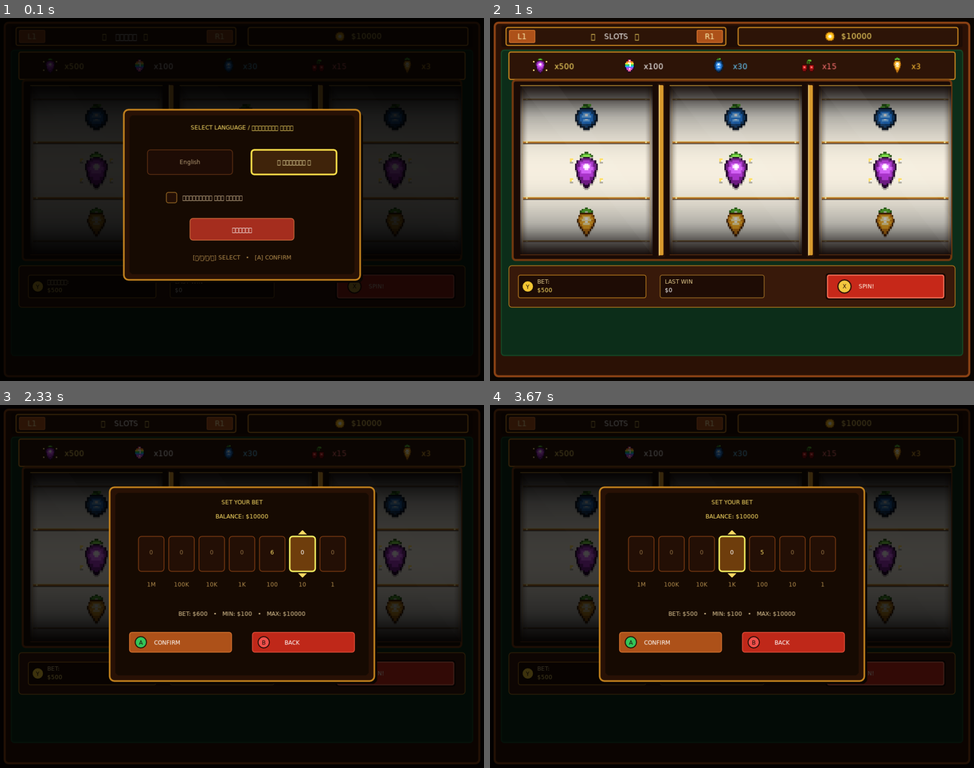
Above: before the commit, frames 1-4 (two rows, left to right).
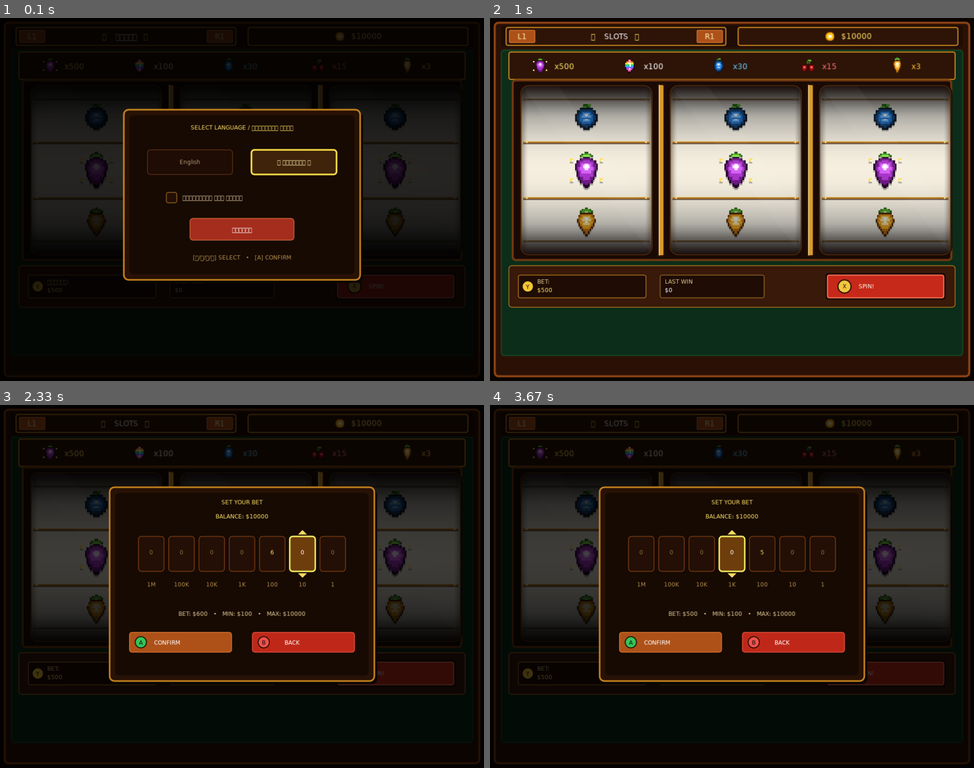
Above: after the commit, the same moments.

Repository: byMr712/SlotGame-PortMaster
Game: LÖVE game, started from casino/main.lua
The game is run twice, just before and just after one commit, with the same random seed, the same clock (stepped at 60 frames per second) and the same inputs.
Inputs:
- Up to frame 1 (0.1 s): no input
- Up to frame 2 (1 s): hold Right 0.33-0.8 s; click "PLAY" at 0.88 s
- Up to frame 3 (2.33 s): tap Y at 1.17 s; hold Up 1.5-1.8 s; hold Right 1.83-2.3 s
- Up to frame 4 (3.67 s): hold Left 2.33-2.87 s; hold Down 2.9-3.2 s; hold Left 3.23-3.63 s

The runs differ from the first frame. In frame 2, 1.1% of the frame differs, in the area x 6-96%, y 18-66%; in frame 3, less than 0.1%; in frame 4, less than 0.1%.

Commit message:
fix(slots): round corners of slot reels with stencil mask and bevels

Diff:
--- a/casino/conf.lua
+++ b/casino/conf.lua
@@ -11,6 +11,7 @@
     t.window.fullscreen = false
     t.window.vsync = 1
     t.window.highdpi = false
+    t.window.stencil = true
 
     t.modules.audio = true
     t.modules.sound = true
--- a/casino/src/games/slots.lua
+++ b/casino/src/games/slots.lua
@@ -246,6 +246,7 @@
     love.graphics.setLineWidth(1)
 
     local centerY = startY + reelH / 2
+    local cornerR = 18
 
     -- 3. Барабаны
     for r = 1, 3 do
@@ -254,14 +255,19 @@
         -- Саспенс-подсветка третьего барабана
         if r == 3 and slots.tension then
             love.graphics.setColor(1, 0.88, 0.2, 0.75)
-            love.graphics.rectangle("fill", rx - 4, startY - 4, reelW + 8, reelH + 8, 4)
+            love.graphics.rectangle("fill", rx - 4, startY - 4, reelW + 8, reelH + 8, cornerR + 4)
         end
 
         -- Ниша барабана
         love.graphics.setColor(0.08, 0.03, 0.01)
-        love.graphics.rectangle("fill", rx, startY, reelW, reelH, 4)
-
-        -- Ограничение отрисовки окном барабана
+        love.graphics.rectangle("fill", rx, startY, reelW, reelH, cornerR)
+
+        -- Трафарет со скругленными углами и отсечение
+        local function reelMask()
+            love.graphics.rectangle("fill", rx, startY, reelW, reelH, cornerR)
+        end
+        love.graphics.stencil(reelMask, "replace", 1)
+        love.graphics.setStencilTest("greater", 0)
         love.graphics.setScissor(rx, startY, reelW, reelH)
 
         -- 1. Цилиндрическая лента барабана с градиентом освещения выпуклого барабана
@@ -370,6 +376,16 @@
         love.graphics.rectangle("fill", rx, startY + reelH - 2, reelW, 2)
 
         love.graphics.setScissor()
+        love.graphics.setStencilTest()
+
+        -- 7. Внешняя рамка барабана со скругленными углами
+        love.graphics.setColor(0.08, 0.03, 0.01)
+        love.graphics.setLineWidth(4)
+        love.graphics.rectangle("line", rx, startY, reelW, reelH, cornerR)
+        love.graphics.setColor(0.35, 0.18, 0.06, 0.75)
+        love.graphics.setLineWidth(2)
+        love.graphics.rectangle("line", rx + 1, startY + 1, reelW - 2, reelH - 2, cornerR - 1)
+        love.graphics.setLineWidth(1)
 
         -- Разделительные латунные стойки между барабанами
         if r < 3 then
